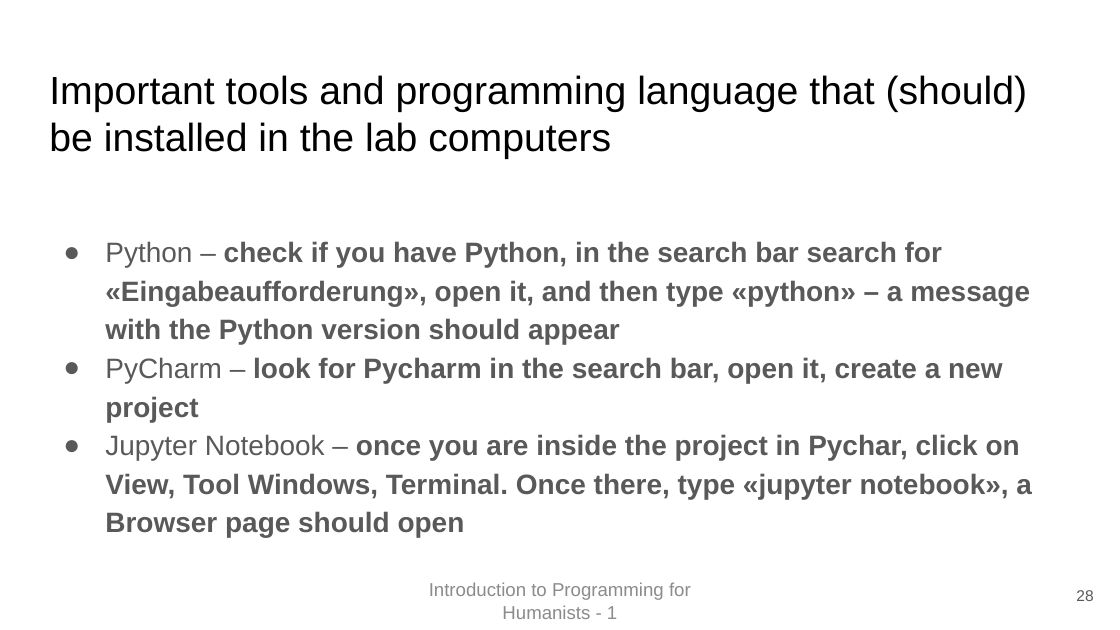
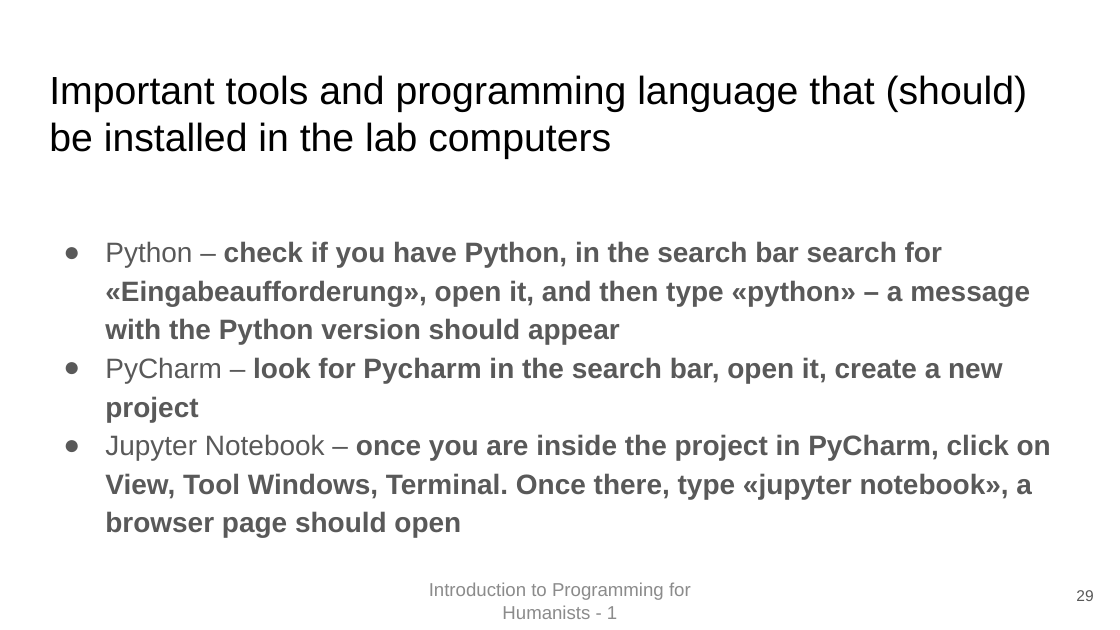
Before and after one commit to Introduction-to-Programming-FH/IPFH-2223, a slide deck: slide 29 of week1/First Class.pptx (slide 28 before the commit). Drawn at 1120x630 pixels with LibreOffice and Linux fonts; fonts in the diff are those of the drawing. Boxes give left, top, right and bottom in pixels: in the first picture for what was removed or moved away, otherwise in the second. Text is boxed around its words. In the diff, an @@ line names an element or a change of style, - is before the commit and + after.

```diff
--- a/week1/First Class.pptx
+++ b/week1/First Class.pptx
@@ text at <box>105,434,1051,538</box>: text changed @@
-● Jupyter Notebook – once you are inside the project in Pychar, click on View, Tool Windows, Terminal. Once there, type «jupyter notebook», a Browser page should open
+● Jupyter Notebook – once you are inside the project in PyCharm, click on View, Tool Windows, Terminal. Once there, type «jupyter notebook», a browser page should open
```
Also in this commit, not shown: 4 other slides changed, 2 slides added, 1 other file.
